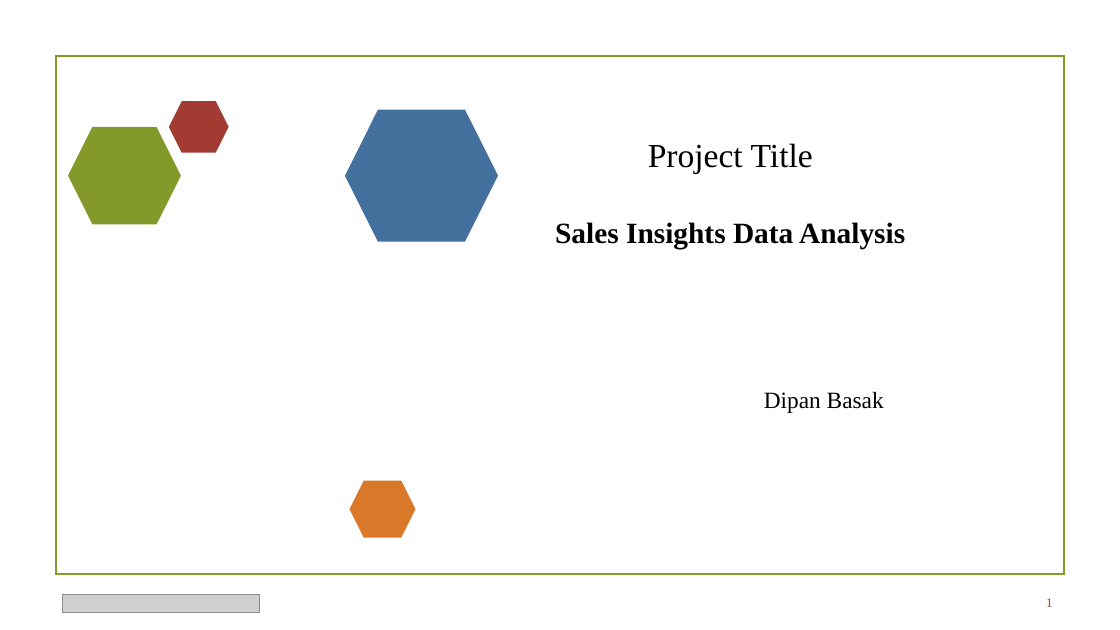
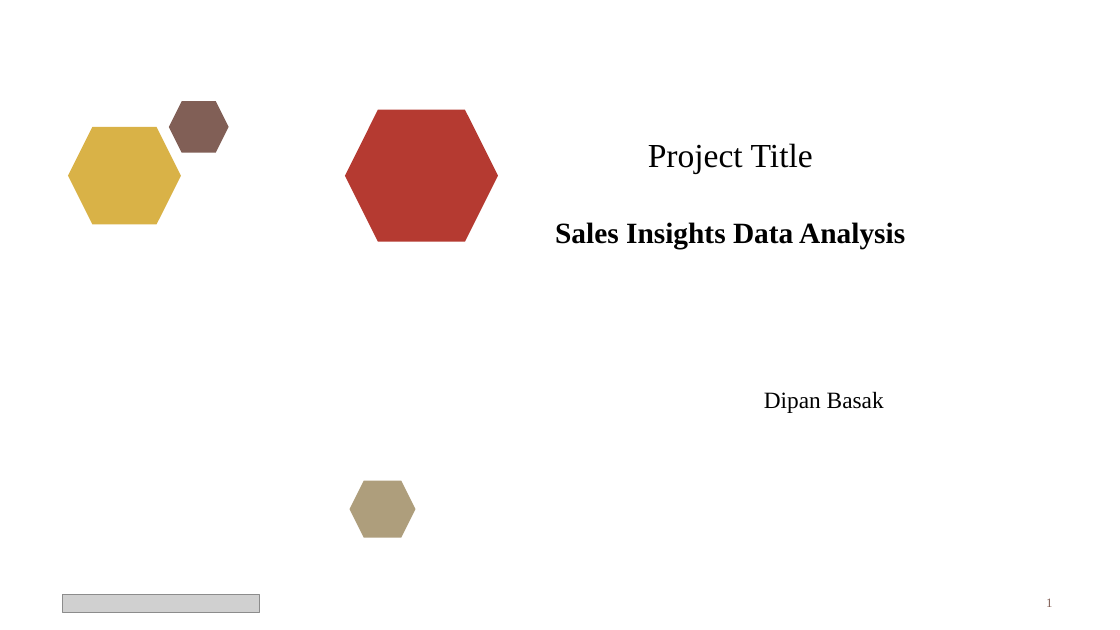
Before and after one commit to Dipan46/Sales-Insights-Data-Analysis-Project, a slide deck: slide 1 of PPT/Sales.pptx. Drawn at 1120x630 pixels with LibreOffice and Linux fonts; fonts in the diff are those of the drawing; grey boxes stand for pictures; background and template pictures are left out. Boxes give left, top, right and bottom in pixels: in the first picture for what was removed or moved away, otherwise in the second. Text is boxed around its words. In the diff, an @@ line names an element or a change of style, - is before the commit and + after.

```diff
--- a/PPT/Sales.pptx
+++ b/PPT/Sales.pptx
@@ rectangle removed at [55, 56, 1064, 575] @@
@@ hexagon at [169, 101, 229, 152]: fill #A23C33 to #815F56 @@
@@ hexagon at [345, 110, 498, 242]: fill #44709D to #B53A31 @@
@@ hexagon at [68, 127, 181, 224]: fill #83992A to #D9B247 @@
@@ hexagon at [350, 481, 416, 538]: fill #D97828 to #AE9E7C @@
@@ page number at [1046, 598, 1052, 607]: text colour #A23C33 to #815F56 @@
```
Also in this commit, not shown: 5 other slides changed.
